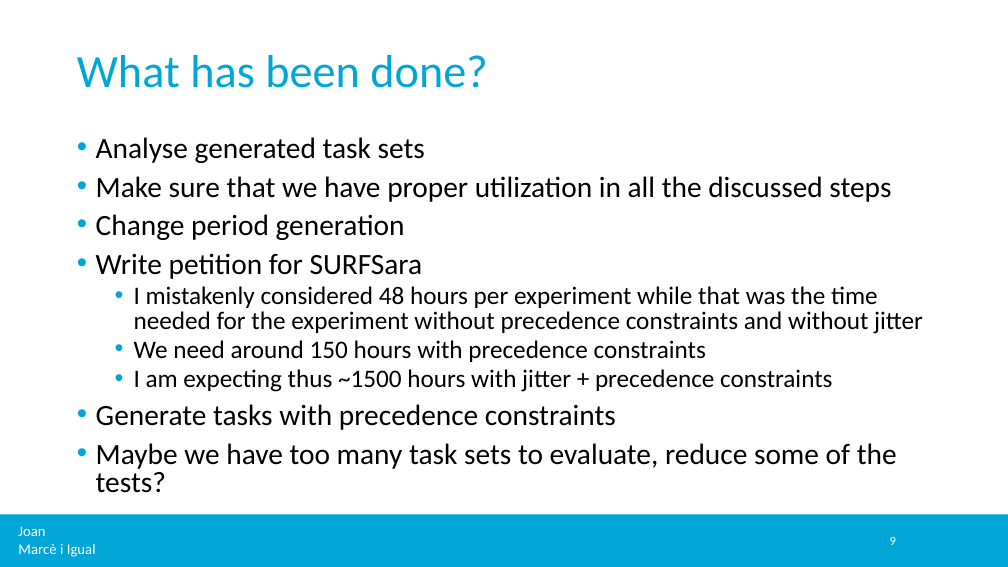
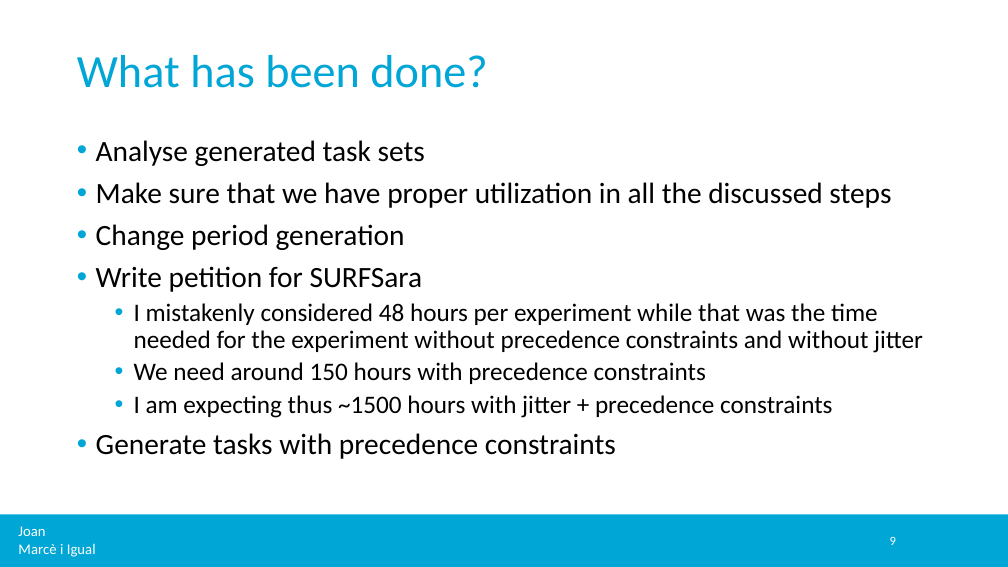
Before and after one commit to jmigual/APATeoria, a slide deck: slide 9 of Notes/TFM_presentations/2020_04_05/2020_04_05.pptx. Drawn at 1008x567 pixels with LibreOffice and Linux fonts; fonts in the diff are those of the drawing; background and template pictures are left out. Boxes give left, top, right and bottom in pixels: in the first picture for what was removed or moved away, otherwise in the second. Text is boxed around its words. In the diff, an @@ line names an element or a change of style, - is before the commit and + after.

Commit message:
Added old not saved presentation

```diff
--- a/Notes/TFM_presentations/2020_04_05/2020_04_05.pptx
+++ b/Notes/TFM_presentations/2020_04_05/2020_04_05.pptx
@@ text "Analyse generated task sets" at bbox=[96, 140, 923, 459]: line spacing 0.8 to 0.9 @@
@@ text at bbox=[96, 443, 897, 493]: paragraph removed @@
-• Maybe we have too many task sets to evaluate, reduce some of the tests?
```
Also in this commit, not shown: 1 other slide changed, 3 slides added, 2 other files.
